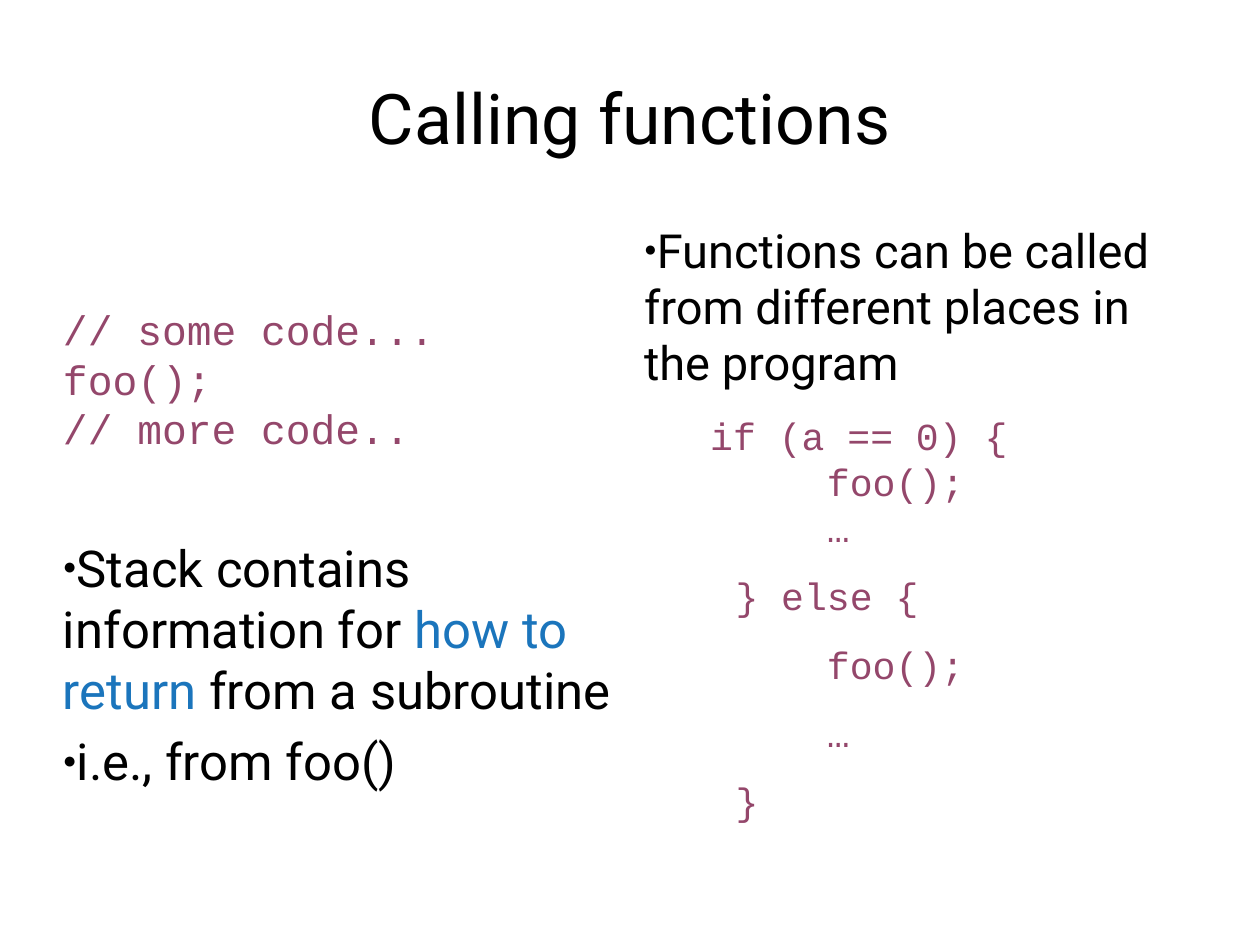
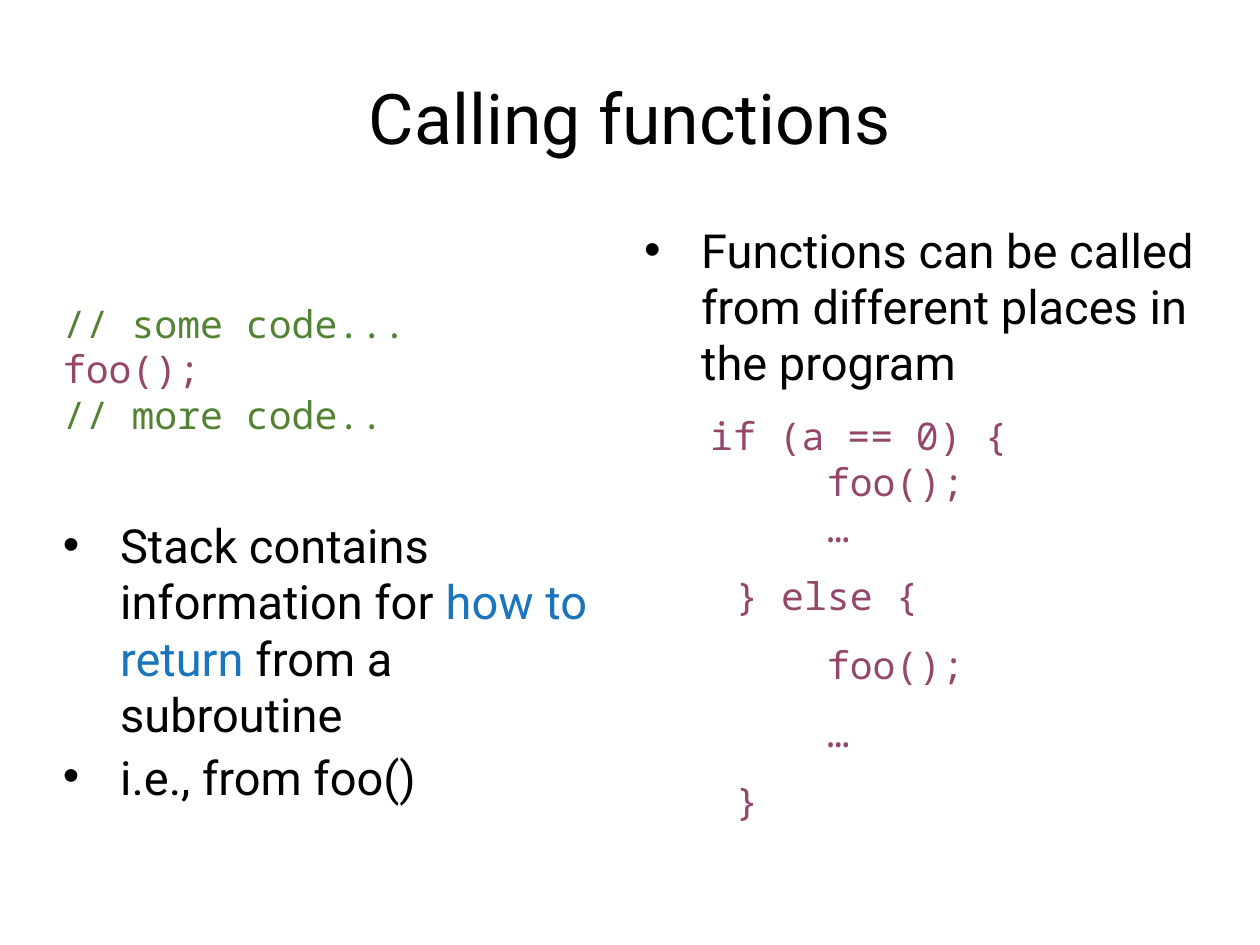
Before and after one commit to antonburtsev/cs5460, a slide deck: slide 50 of lectures/lecture03-x86-asm/lecture03-x86-asm.pptx (slide 44 before the commit). Drawn at 1260x945 pixels with LibreOffice and Linux fonts; fonts in the diff are those of the drawing. Boxes give left, top, right and bottom in pixels: in the first picture for what was removed or moved away, otherwise in the second. Text is boxed around its words. In the diff, an @@ line names an element or a change of style, - is before the commit and + after.

```diff
--- a/lectures/lecture03-x86-asm/lecture03-x86-asm.pptx
+++ b/lectures/lecture03-x86-asm/lecture03-x86-asm.pptx
@@ text "// some code..." at [63,309,587,806]: size 26 to 24.1 pt, font Courier New to Noto Sans Mono in "// some code...", "foo();", "// more code.."; text colour #94476B to #548235 in "// some code...", "// more code.."; size 32 to 29.6 pt in "Stack contains information for how to return ...", "i.e., from foo()"; bullet ● to •; line spacing 0.8 to 0.7 @@
@@ text "Functions can be called from ..." at [701,232,1193,685]: font Courier New to Noto Sans Mono in "if (a == 0) {", "foo();", "…", "} else {" and 3 more places; bullet ● to • @@
```
Also in this commit, not shown: 24 other slides changed, 6 slides added, 2 other files.
